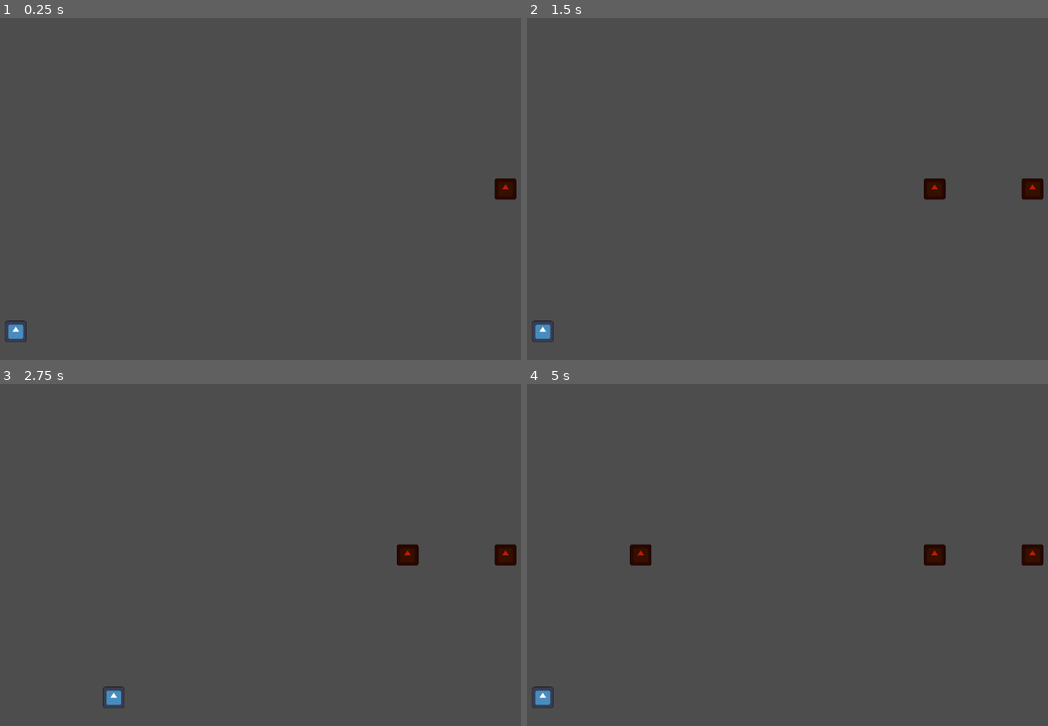
Above: before the commit, frames 1-4 (two rows, left to right).
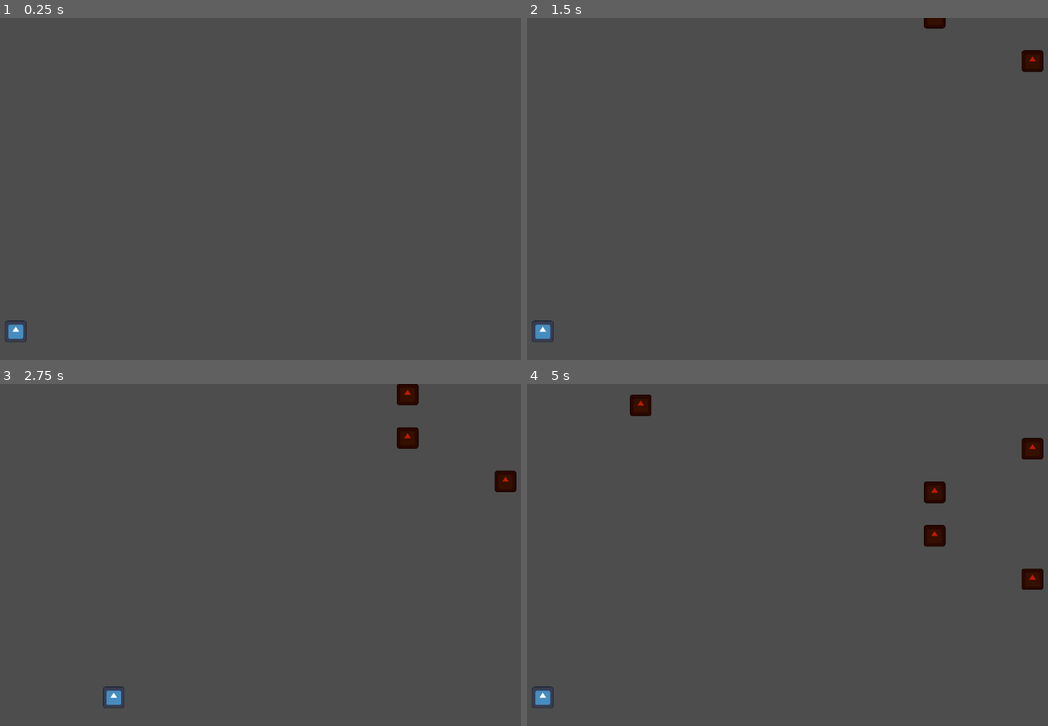
Above: after the commit, the same moments.

Repository: AuroraFreire/horizons-europa
Game: Godot game, scene res://world.tscn
The game is run twice, just before and just after one commit, with the same random seed, the same clock (stepped at 60 frames per second) and the same inputs. The engine's default icon, where the game draws it, is replaced by a stand-in: a white triangle on a blue panel in a dark square.
Inputs:
- Up to frame 1 (0.25 s): no input
- Up to frame 2 (1.5 s): hold D (right) 0.53-1.28 s; hold A (left) from 1.28 s (still down)
- Up to frame 3 (2.75 s): release A (left) at 2.03 s; hold D (right) from 2.03 s (still down)
- Up to frame 4 (5 s): release D (right) at 3.53 s; hold A (left) from 3.53 s (still down)

The runs differ from the first frame. In frame 1, 0.3% of the frame differs, in the area x 94-100%, y 46-54%; in frame 2, 0.9%; in frame 3, 1.3%; in frame 4, 2.0%, in the area x 19-100%, y 3-61%.

Commit message:
make enemies move

Diff:
--- /dev/null
+++ b/enemy.gd
@@ -0,0 +1,12 @@
+extends Node2D
+
+@export var enemy_speed = 40.0
+
+# Called when the node enters the scene tree for the first time.
+func _ready() -> void:
+	pass # Replace with function body.
+
+
+# Called every frame. 'delta' is the elapsed time since the previous frame.
+func _process(delta: float) -> void:
+	position.y += delta * enemy_speed
--- a/enemy.tscn
+++ b/enemy.tscn
@@ -1,10 +1,12 @@
 [gd_scene format=3 uid="uid://g8rnhvtwqv1o"]
 
+[ext_resource type="Script" uid="uid://clhswwnkpprpk" path="res://enemy.gd" id="1_4gyqm"]
 [ext_resource type="Texture2D" uid="uid://c58efh4nx8nbe" path="res://icon.svg" id="1_7k104"]
 
 [sub_resource type="RectangleShape2D" id="RectangleShape2D_4gyqm"]
 
 [node name="Enemy" type="Node2D" unique_id=835823096]
+script = ExtResource("1_4gyqm")
 
 [node name="Area2D" type="Area2D" parent="." unique_id=97134243]
 
--- a/world.tscn
+++ b/world.tscn
@@ -14,4 +14,5 @@
 zoom = Vector2(2.06, 2.06)
 
 [node name="EnemySpawner" type="Node2D" parent="." unique_id=1894969004]
+position = Vector2(0, -177)
 script = ExtResource("3_tlwt5")
Not shown, added: enemy.gd.uid
